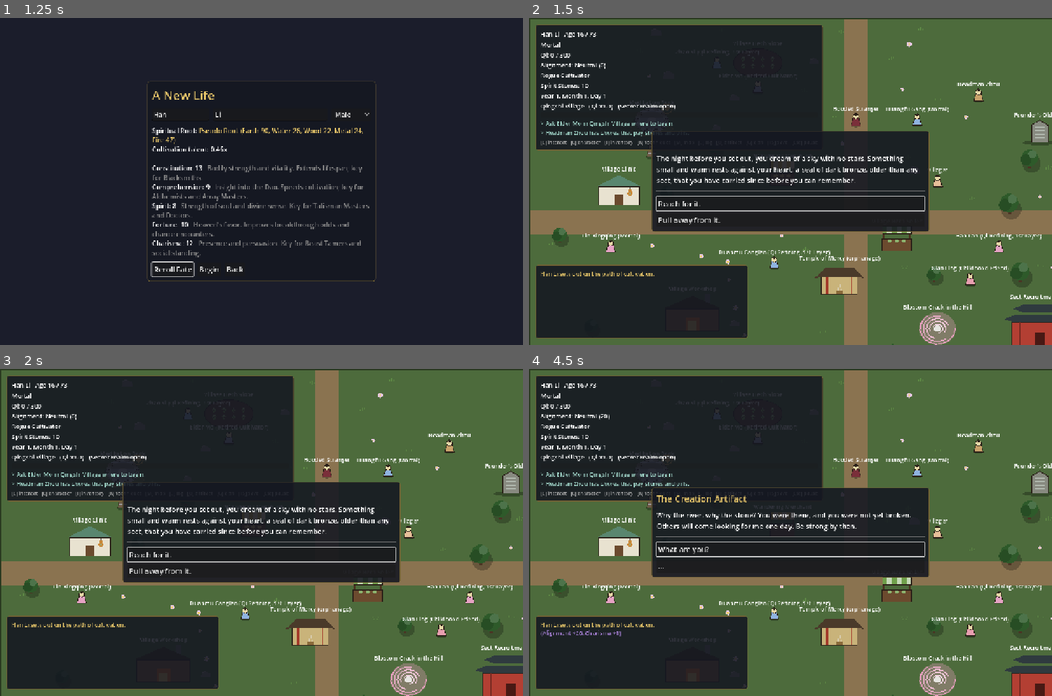
Above: before the commit, frames 1-4 (two rows, left to right).
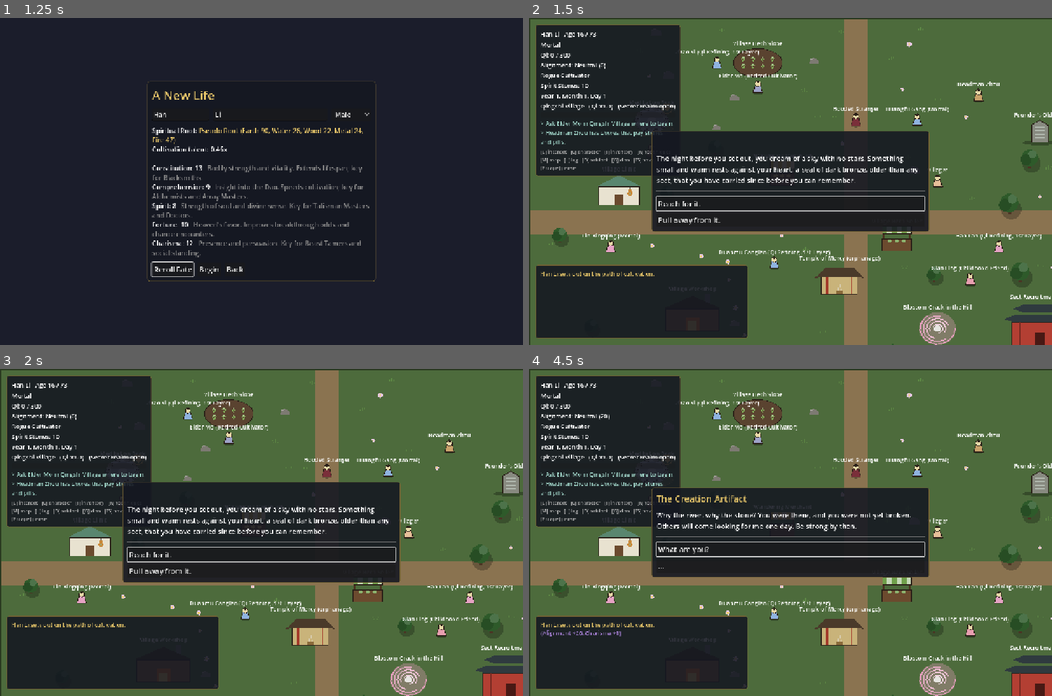
Above: after the commit, the same moments.

Repository: samridghimire/cultivation-game
Game: Godot game, scene res://src/ui/main_menu.tscn
Two runs of this game, one before a commit and one after it. Both use one fixed random seed, a clock stepped at 60 frames per second and the inputs below.
Inputs:
- Up to frame 1 (1.25 s): click "New Game" at 0.5 s
- Up to frame 2 (1.5 s): click "Begin" at 1.25 s
- Up to frame 3 (2 s): no input
- Up to frame 4 (4.5 s): click "Reach for it." at 2 s; click "Protect those who cannot prot…" at 2.75 s; click "What are you?" at 3.5 s; click "Why me?" at 4.25 s

Frame 1 is identical in both runs. In frame 2, 11% of the frame differs, in the area x 1-57%, y 2-49%; in frame 3, 11%; in frame 4, 11%.

Commit message:
[FH-012] Key hints that follow the bindings
HUD key bar and interact prompt are built from InputConfig.binding_label,
switch between keyboard and gamepad names on last device used, refresh on rebind.

Follow-ups: quick_save has no gamepad binding (no free button), so it is hidden from the bar in gamepad mode.

Co-Authored-By: Claude Sonnet 5.5 <noreply@anthropic.com>
Claude-Session: https://claude.ai/code/session_01Ng56qSspxuzh7ZvXyGv7kd

Diff:
--- a/src/autoload/input_config.gd
+++ b/src/autoload/input_config.gd
@@ -52,6 +52,9 @@
 }
 
 
+## Emitted after bindings or the last-used input device change (HUD key hints).
+signal controls_changed
+
 const CONTROLS_PATH := "user://controls.cfg"
 
 ## Where rebinds are saved (tests point this elsewhere).
@@ -59,6 +62,8 @@
 ## Current bindings: action -> [keycode...] / [joy button...].
 var keys: Dictionary = {}
 var joy_buttons: Dictionary = {}
+## True once the last real input came from a gamepad (drives the HUD key hints).
+var last_input_joypad := false
 
 
 func _ready() -> void:
@@ -70,6 +75,46 @@
 		ev.axis = JOY_AXES[action][0]
 		ev.axis_value = JOY_AXES[action][1]
 		InputMap.action_add_event(action, ev)
+
+
+func _input(event: InputEvent) -> void:
+	var pad: bool
+	if event is InputEventJoypadButton:
+		pad = true
+	elif event is InputEventKey:
+		pad = false
+	else:
+		return
+	if pad != last_input_joypad:
+		last_input_joypad = pad
+		controls_changed.emit()
+
+
+## Short name of the first binding of `action` ("E", "A"), "" when unbound.
+func binding_label(action: String, joypad: bool) -> String:
+	if joypad:
+		var buttons: Array = joy_buttons.get(action, [])
+		if buttons.is_empty():
+			return ""
+		return HelpScreen.JOY_BUTTON_NAMES.get(buttons[0], "Button %d" % buttons[0])
+	var codes: Array = keys.get(action, [])
+	return "" if codes.is_empty() else OS.get_keycode_string(codes[0])
+
+
+## binding_label for whichever device was used last.
+func current_label(action: String) -> String:
+	return binding_label(action, last_input_joypad)
+
+
+## "[E] interact   [C] character ..." in the current device's names; actions
+## with no binding on that device are left out.
+func key_bar_text(entries: Array) -> String:
+	var parts: Array[String] = []
+	for e: Array in entries:
+		var label := current_label(e[0])
+		if label != "":
+			parts.append("[%s] %s" % [label, e[1]])
+	return "   ".join(parts)
 
 
 ## Rebuilds the key and gamepad-button events of every action from `keys` and
@@ -154,12 +199,14 @@
 	keys = rebound(keys, action, keycode)
 	apply()
 	save_controls()
+	controls_changed.emit()
 
 
 func rebind_joy(action: String, button: int) -> void:
 	joy_buttons = rebound(joy_buttons, action, button)
 	apply()
 	save_controls()
+	controls_changed.emit()
 
 
 func reset_controls() -> void:
@@ -167,6 +214,7 @@
 	joy_buttons = _copy(JOY_BUTTONS)
 	apply()
 	save_controls()
+	controls_changed.emit()
 
 
 static func _copy(bindings: Dictionary) -> Dictionary:
--- a/src/ui/hud.gd
+++ b/src/ui/hud.gd
@@ -16,6 +16,15 @@
 var _hint: Label
 var _log: RichTextLabel
 var _prompt: Label
+var _key_bar: Label
+var _target_name := ""
+
+## [action, caption] pairs shown in the key bar.
+const KEY_HINTS := [
+	["interact", "interact"], ["toggle_character_sheet", "character"], ["toggle_inventory", "inventory"],
+	["toggle_techniques", "techniques"], ["toggle_map", "map"], ["toggle_message_log", "log"],
+	["toggle_artifact", "artifact"], ["toggle_clan", "clan"], ["quick_save", "save"], ["pause_menu", "pause"],
+]
 var _choice_menu: ChoiceMenu
 var _threat_prompt: ThreatPrompt
 ## Toggleable modal screens keyed by the input action that opens them. Each
@@ -51,6 +60,7 @@
 	_set_anchored_rect(_prompt, Vector4(0, 1, 1, 1), Vector4(0, -100, 0, -70))
 	_prompt.horizontal_alignment = HORIZONTAL_ALIGNMENT_CENTER
 	add_child(_prompt)
+	_refresh_key_hints()
 
 	_choice_menu = ChoiceMenu.new()
 	_choice_menu.closed.connect(_update_modal)
@@ -128,6 +138,7 @@
 	EventBus.message_posted.connect(_on_message)
 	Settings.changed.connect(func(key: String, _v): if key == "show_hints": _refresh())
 	EventBus.interaction_target_changed.connect(_on_target_changed)
+	InputConfig.controls_changed.connect(_refresh_key_hints)
 	EventBus.interaction_menu_requested.connect(_on_menu_requested)
 	EventBus.crafting_requested.connect(_on_crafting_requested)
 	EventBus.shop_requested.connect(_on_shop_requested)
@@ -255,7 +266,11 @@
 	_hint.autowrap_mode = TextServer.AUTOWRAP_WORD_SMART
 	_hint.custom_minimum_size = Vector2(316, 0)
 	box.add_child(_hint)
-	box.add_child(UIStyle.label("[E] interact   [C] character   [I] inventory   [K] techniques   [M] map   [L] log   [O] artifact   [G] clan   [F5] save   [Esc] pause", 12, Color(0.7, 0.7, 0.7)))
+	_key_bar = UIStyle.label("", 12, Color(0.7, 0.7, 0.7))
+	_key_bar.autowrap_mode = TextServer.AUTOWRAP_WORD_SMART
+	_key_bar.custom_minimum_size = Vector2(316, 0)
+	box.add_child(_key_bar)
+	_refresh_key_hints()
 	add_child(panel)
 
 
@@ -379,7 +394,16 @@
 
 
 func _on_target_changed(display_name: String) -> void:
-	_prompt.text = "[E] %s" % display_name if display_name != "" else ""
+	_target_name = display_name
+	_refresh_key_hints()
+
+
+## Rebuilds the key bar and the interact prompt from the current bindings.
+func _refresh_key_hints() -> void:
+	if _key_bar == null or _prompt == null:
+		return
+	_key_bar.text = InputConfig.key_bar_text(KEY_HINTS)
+	_prompt.text = "[%s] %s" % [InputConfig.current_label("interact"), _target_name] if _target_name != "" else ""
 
 
 func _on_menu_requested(source: Node) -> void:
--- a/tests/unit/test_help_screen.gd
+++ b/tests/unit/test_help_screen.gd
@@ -84,3 +84,27 @@
 	assert_false(help.visible)
 	assert_true(menu._menu.visible, "closing help returns to the title menu")
 	menu.queue_free()
+
+
+func test_binding_label_and_key_bar_follow_device_and_rebinds() -> void:
+	var ic: Node = InputConfig
+	var hints: Array = load("res://src/ui/hud.gd").KEY_HINTS
+	var saved_path: String = ic.path
+	ic.path = "user://test_controls_fh012.cfg"
+	ic.reset_controls()
+	assert_eq(ic.binding_label("interact", false), "E")
+	assert_eq(ic.binding_label("interact", true), "A")
+	assert_eq(ic.binding_label("quick_save", true), "", "no gamepad binding")
+	ic.last_input_joypad = false
+	assert_true(ic.key_bar_text(hints).contains("[E] interact"))
+	assert_true(ic.key_bar_text(hints).contains("[F5] save"))
+	ic.last_input_joypad = true
+	var pad_bar: String = ic.key_bar_text(hints)
+	assert_true(pad_bar.contains("[A] interact"), pad_bar)
+	assert_false(pad_bar.contains("save"))
+	ic.last_input_joypad = false
+	ic.rebind_key("interact", KEY_F)
+	assert_true(ic.key_bar_text(hints).contains("[F] interact"))
+	ic.reset_controls()
+	ic.path = saved_path
+	DirAccess.remove_absolute("user://test_controls_fh012.cfg")
